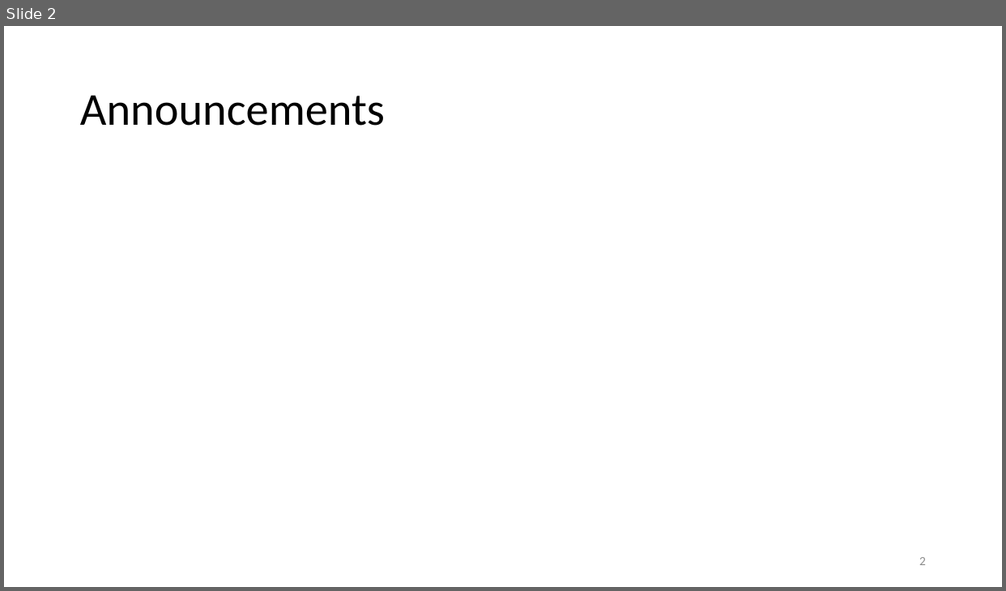
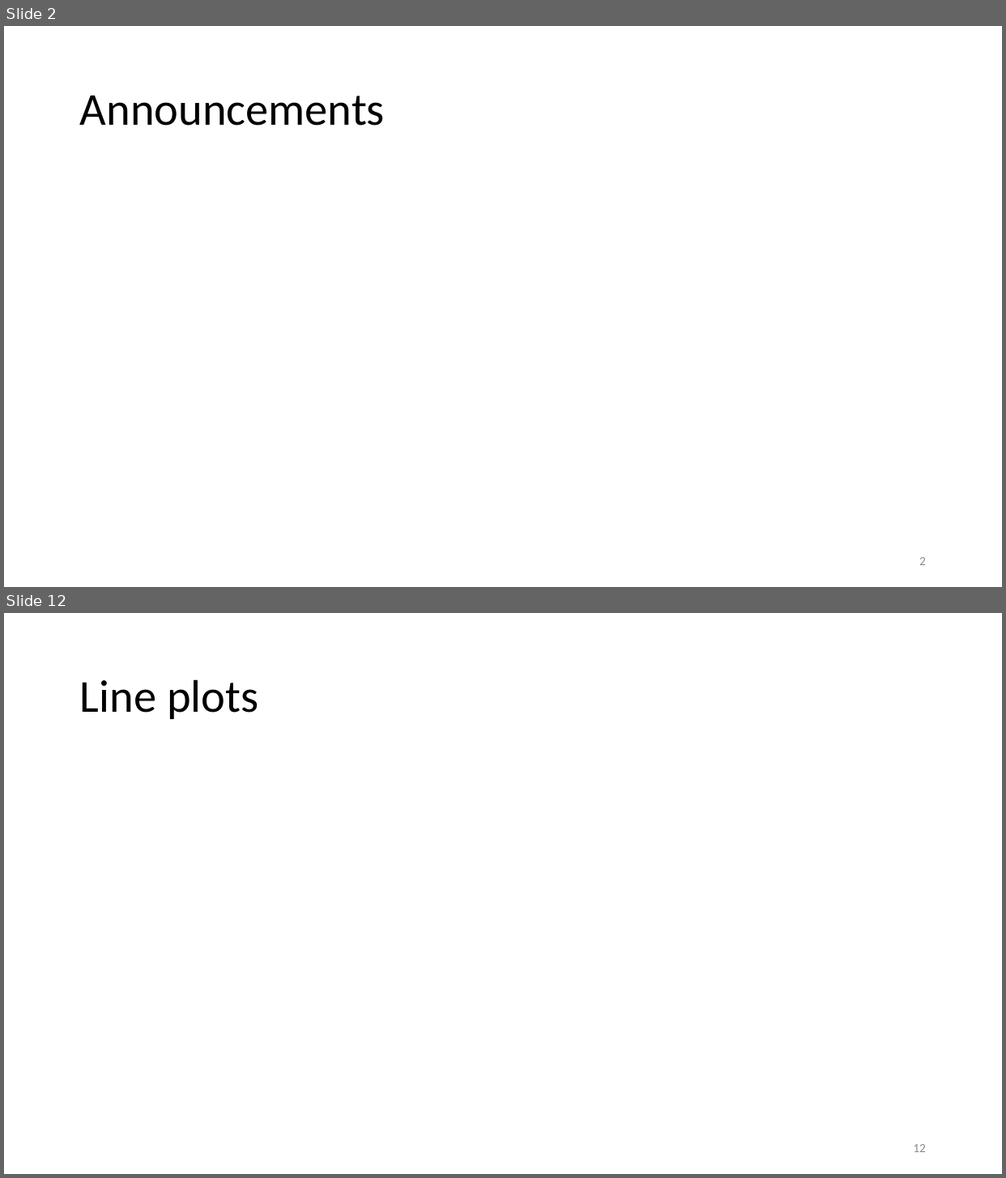
Before and after one commit to joshasuncion/ER-190C, a slide deck: lecture/Lecture 7 Sept 13/7 Visualization.pptx. Shown one above the other, each under a label of ours: slide 2 before the commit, slides 2 and 12 after it; the slides between them are not shown. The pictures are 1006x591 and 1006x1178 pixels, drawn with LibreOffice and Linux fonts; fonts in the diff are those of the drawing. Boxes give left, top, right and bottom in pixels: in the first picture for what was removed or moved away, otherwise in the second. Text is boxed around its words. In the diff, an @@ line names an element or a change of style, - is before the commit and + after.

```diff
--- a/lecture/Lecture 7 Sept 13/7 Visualization.pptx
+++ b/lecture/Lecture 7 Sept 13/7 Visualization.pptx
@@ slide 12 added at box(4, 613, 1002, 1174), background #FFFFFF @@
@@ title added at box(80, 679, 258, 719), 44 pt, text #000000 @@
+Line plots
@@ page number added at box(913, 1144, 926, 1152), 12 pt, text #8C8C8C @@
+12
```
Also in this commit, not shown: 14 other slides added, 5 other files.
